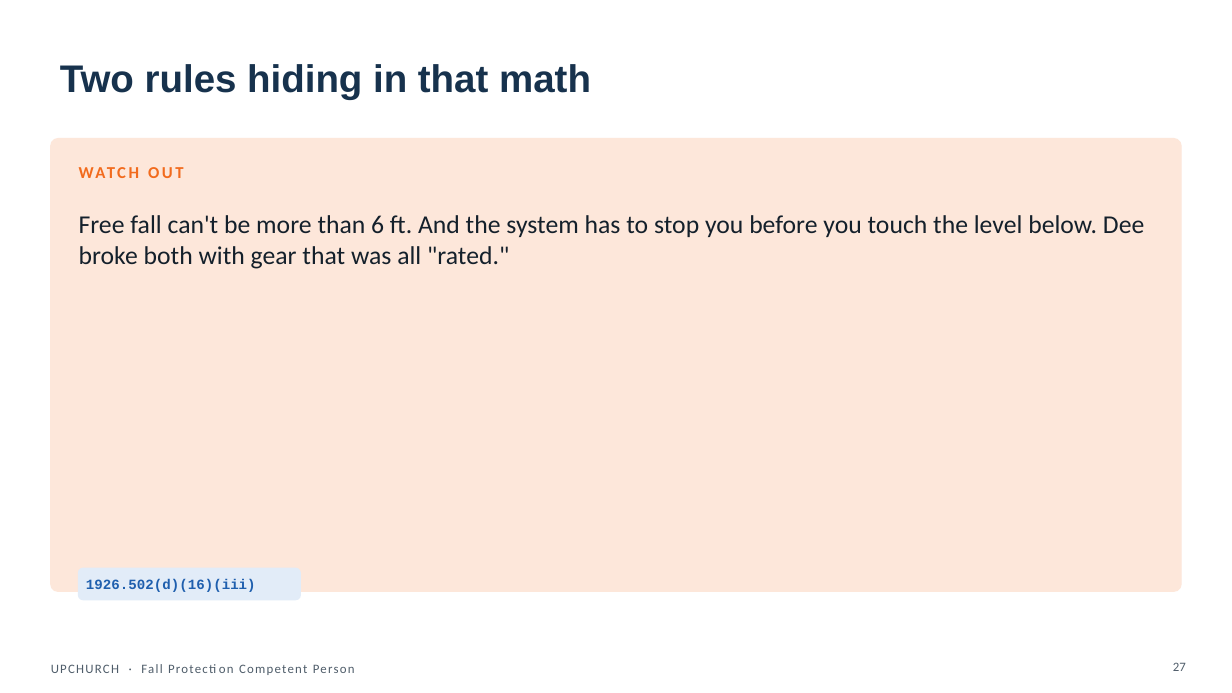
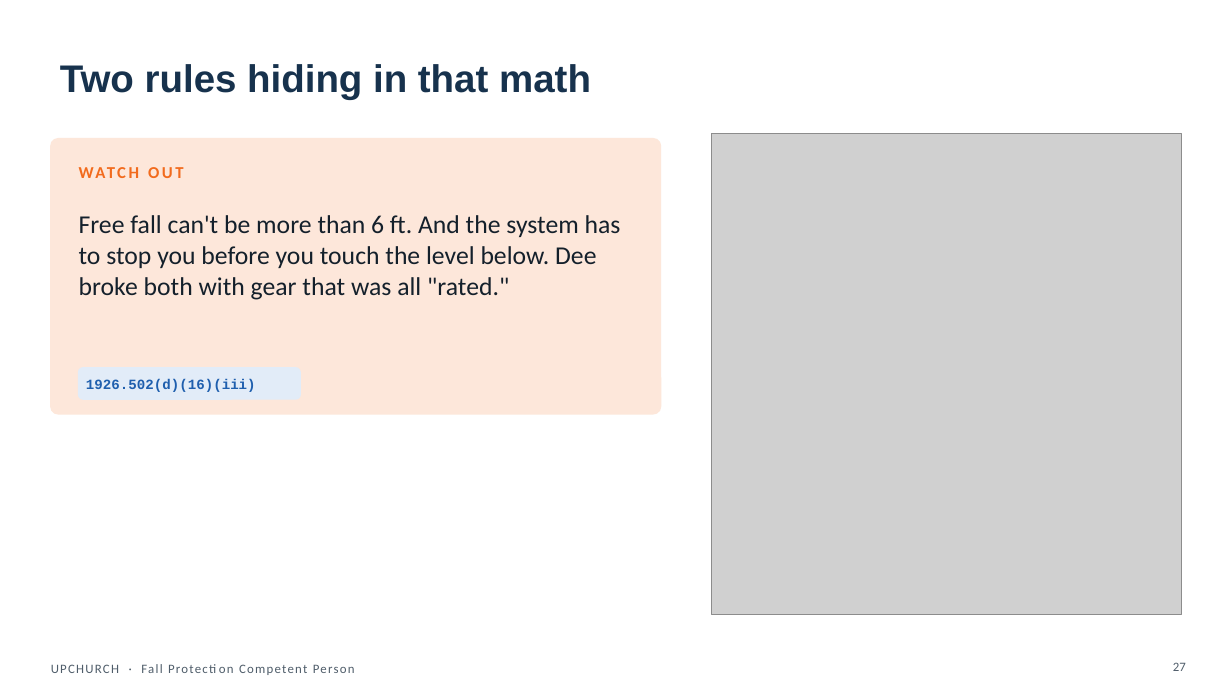
Before and after one commit to jeancastillo1983-max/index, a slide deck: slide 27 of deliverables/powerpoint/FPCP_M5_anchors-connectors-and-clearance.pptx. Drawn at 1232x693 pixels with LibreOffice and Linux fonts; fonts in the diff are those of the drawing; grey boxes stand for pictures. Boxes give left, top, right and bottom in pixels: in the first picture for what was removed or moved away, otherwise in the second. Text is boxed around its words. In the diff, an @@ line names an element or a change of style, - is before the commit and + after.

```diff
--- a/deliverables/powerpoint/FPCP_M5_anchors-connectors-and-clearance.pptx
+++ b/deliverables/powerpoint/FPCP_M5_anchors-connectors-and-clearance.pptx
@@ rounded rectangle: place and size @@
-rounded rectangle at box(51, 139, 1181, 592)
+rounded rectangle at box(51, 139, 661, 414)
@@ rounded rectangle at box(51, 139, 661, 414): proportions changed @@
@@ picture added at box(712, 134, 1181, 615) @@
@@ text "WATCH OUT" rewrapped from box(79, 162, 1153, 199) to box(79, 162, 633, 199) @@
@@ text "Free fall can't be more ..." rewrapped from box(79, 215, 1144, 269) to box(79, 215, 621, 300) @@
@@ rounded rectangle: place and size @@
-rounded rectangle at box(79, 568, 300, 600)
+rounded rectangle at box(79, 368, 300, 399)
@@ text "1926.502(d)(16)(iii)": place and size @@
-text "1926.502(d)(16)(iii)" at box(86, 579, 256, 592)
+text "1926.502(d)(16)(iii)" at box(86, 378, 256, 392)
```
Also in this commit, not shown: 14 other slides changed, 2 slides added, 45 other files.
